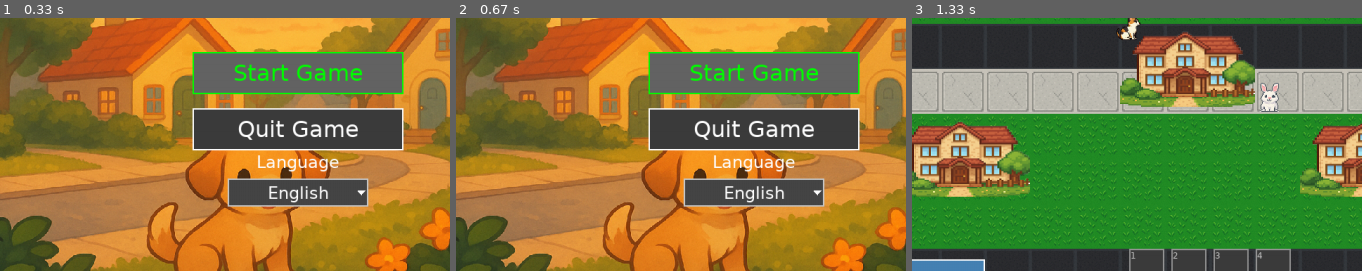
Above: before the commit, frames 1-3 (left to right).
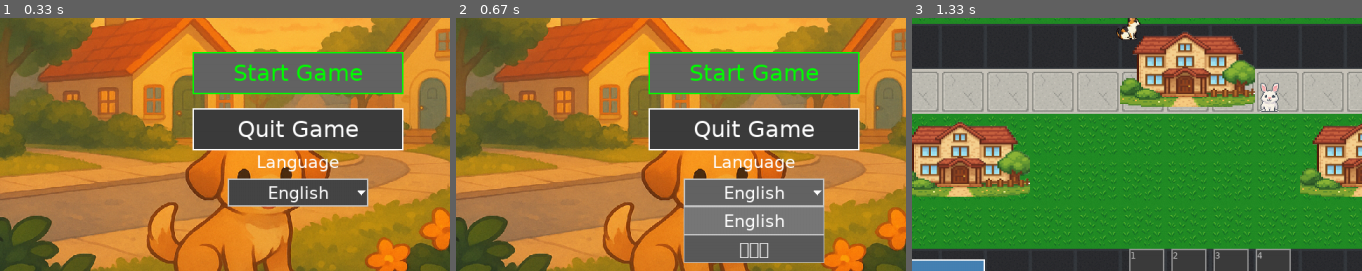
Above: after the commit, the same moments.

Repository: yuichi1000/mystery-pet-rescue
Game: pygame game, started from main.py
Two runs of this game, one before a commit and one after it. Both use one fixed random seed, a clock stepped at 60 frames per second and the inputs below.
Inputs (mouse positions are % of the whole screen's width and height, from its top left):
- Up to frame 1 (0.33 s): no input
- Up to frame 2 (0.67 s): click "English" at 0.38 s
- Up to frame 3 (1.33 s): click "Start Game" at 0.72 s; hold Up from 1 s (still down); move the mouse to (52, 16) at 1.03 s
The pictures show only the part of the screen within x 17-67%, y 43-93%; the shares and areas given below are measured in that part.

Frame 1 is identical in both runs. In frame 2, 9.8% of the frame differs, in the area x 50-82%, y 64-97%; in frame 3, nothing differs.

Commit message:
fix: 言語選択ボックスの展開状態保持を修正
問題の修正:
- 言語変更時にメニュー再作成で展開状態がリセットされる問題を解決
- 展開状態を保持する仕組みを追加
- メニューアイテムのテキストのみを更新する方式に変更

修正内容:
- _create_menu_items(): 既存の展開状態を保持
- handle_event(): メニュー再作成の代わりにテキスト更新のみ実行
- _update_menu_item_texts(): 新メソッド追加でテキストのみ更新

これにより言語選択ボックスをクリックしても展開状態が維持され、
「日本語」オプションが正しく表示されるはず

Diff:
--- a/src/scenes/menu.py
+++ b/src/scenes/menu.py
@@ -201,13 +201,25 @@
             rect = pygame.Rect(x, y, item_width, item_height)
             self.menu_items.append(MenuItem(text, action, rect))
 
-        # 言語選択セレクトボックスを作成（ゲーム終了の下）
+        # 言語選択セレクトボックスを作成（既存のものがあれば展開状態を保持）
         lang_width = 200
         lang_height = 40
         lang_x = (screen_width - lang_width) // 2
         lang_y = start_y + len(menu_data) * spacing + 20
         lang_rect = pygame.Rect(lang_x, lang_y, lang_width, lang_height)
+
+        # 既存の言語選択ボックスがある場合は展開状態を保持
+        was_expanded = False
+        if self.language_selector:
+            was_expanded = self.language_selector.expanded
+            print(f"🔄 既存の言語選択ボックスの展開状態を保持: {was_expanded}")
+
         self.language_selector = LanguageSelector(lang_rect)
+
+        # 展開状態を復元
+        if was_expanded:
+            self.language_selector.expanded = True
+            print(f"✅ 展開状態を復元: {self.language_selector.expanded}")
 
         # 最初のアイテムを選択
         if self.menu_items:
@@ -244,14 +256,29 @@
             if event.button == 1:  # 左クリック
                 # 言語選択のクリック処理
                 if self.language_selector and self.language_selector.handle_click(event.pos):
-                    # 言語が変更された場合、メニューアイテムを再作成
-                    print(f"🌐 言語変更検出、メニューを更新中...")
-                    self._create_menu_items()
+                    # 言語が変更された場合のみメニューアイテムのテキストを更新
+                    print(f"🌐 言語変更検出、メニューテキストを更新中...")
+                    self._update_menu_item_texts()
                     return None
 
                 return self._handle_mouse_click(event.pos)
 
         return None
+
+    def _update_menu_item_texts(self):
+        """メニューアイテムのテキストのみを更新（位置は変更しない）"""
+        if not self.menu_items:
+            return
+
+        # 現在の言語でテキストを更新
+        texts = [get_text("start_game"), get_text("quit_game")]
+        actions = ["start_game", "quit_game"]
+
+        for i, (text, action) in enumerate(zip(texts, actions)):
+            if i < len(self.menu_items):
+                self.menu_items[i].text = text
+                self.menu_items[i].action = action
+                print(f"📝 メニューアイテム更新: {action} -> '{text}'")
 
     def _move_selection(self, direction: int):
         """選択を移動"""
